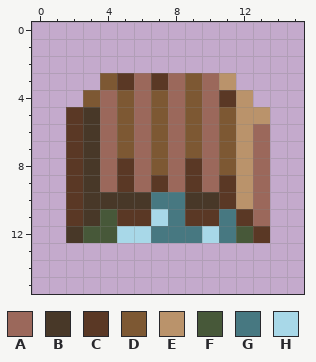
A pixel-art sprite gets an edit: src/images/tiles/BridgeHorizontal.png. That is the earlier state.
The file is 16x16 pixels.
Palette (. is transparent): A #9b685b  B #483828  C #5a3825  D #7d5833  E #ba936b  F #475839  G #477881  H #a8d8e8
Pixels before, first column x 2:
 3 ..DCACADAE..
 4 .DADADADACE.
 5 CBADADADADEE
 6 CBADADADADEA
 7 CBADADADADEA
 8 CBACADACADEA
 9 CBACACACACEA
10 CBBBBGGBBCEA
11 CBFCCHGCCGCA
12 BFFHHGGGHGFC
And afterwards:
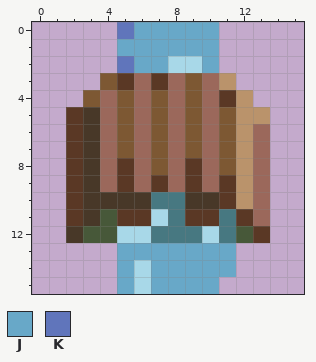
Colours new in this view: J #68a8c8  K #6075bb
The author wrote: Added water under bridges and sand corner tiles
The exact change:
y 0: x 5..10 ...... -> KJJJJJ
y 1: x 5..10 ...... -> JJJJJJ
y 2: x 5..10 ...... -> KJJHHJ
y 13: x 5..11 ....... -> JJJJJJJ
y 14: x 5..11 ....... -> JHJJJJJ
y 15: x 5..10 ...... -> JHJJJJ
